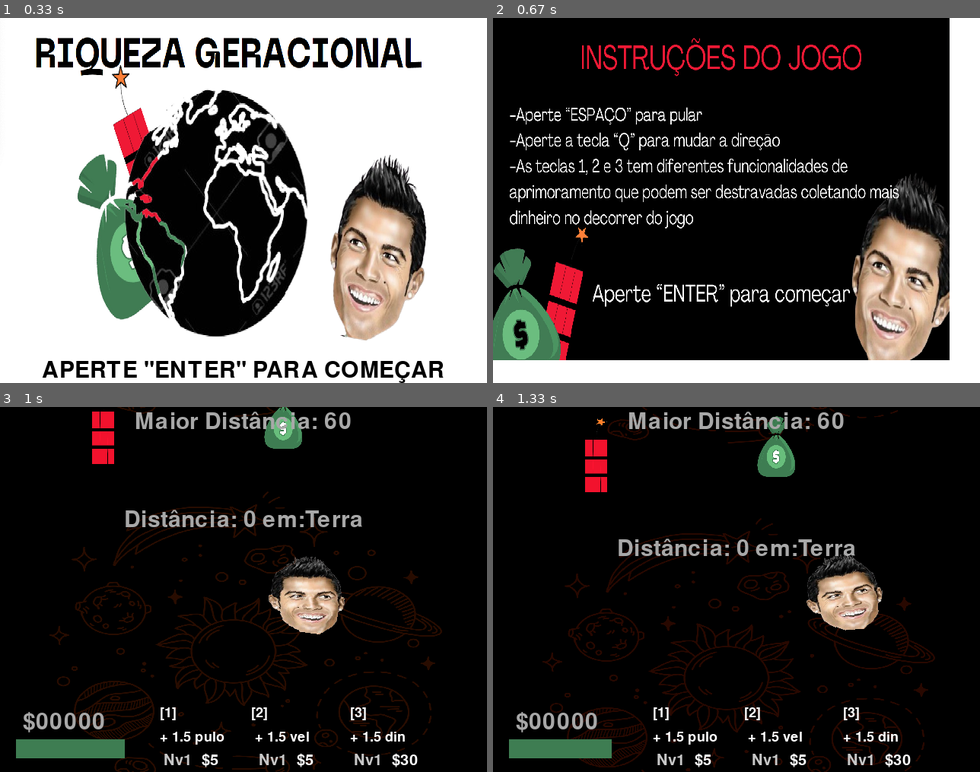
Above: before the commit, frames 1-4 (two rows, left to right).
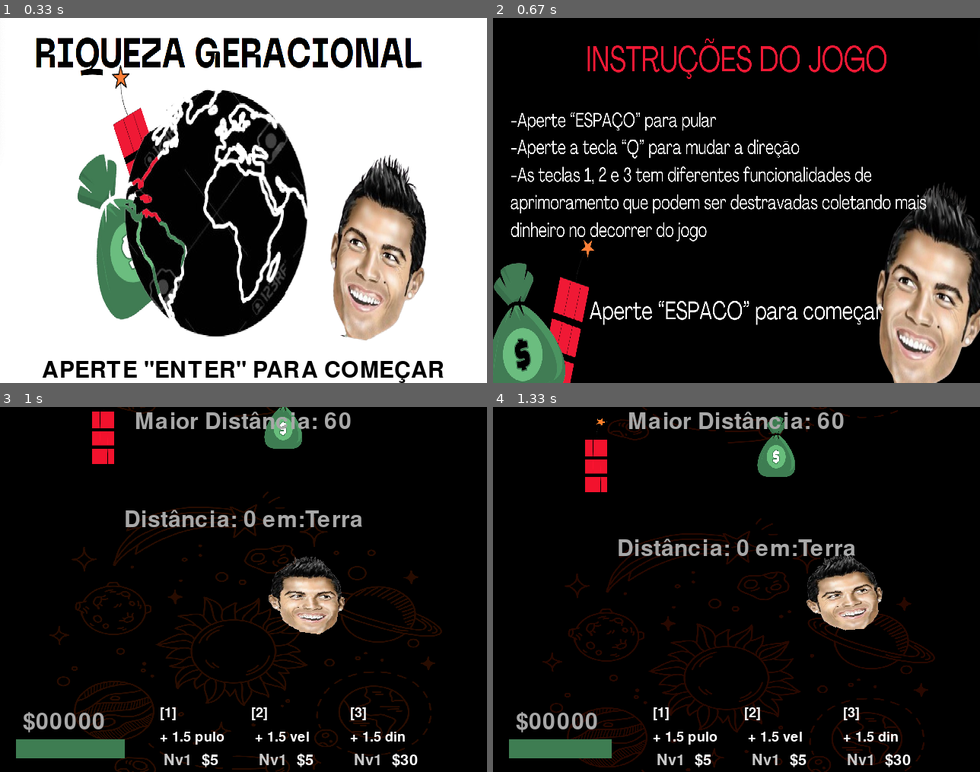
Above: after the commit, the same moments.

Repository: insper-classroom/projeto-pygame-jogo-thais-e-gustavo-valente
Game: pygame game, started from assets/src/jogo.py
Two runs of this game, one before a commit and one after it. Both use one fixed random seed, a clock stepped at 60 frames per second and the inputs below.
Inputs:
- Up to frame 1 (0.33 s): no input
- Up to frame 2 (0.67 s): tap Enter at 0.33 s
- Up to frame 3 (1 s): tap Space at 0.67 s
- Up to frame 4 (1.33 s): tap Space at 1 s

Frame 1 is identical in both runs. In frame 2, 32% of the frame differs, in the area x 0-100%, y 0-100%; in frame 3, nothing differs; in frame 4, nothing differs.

Commit message:
commit final

Diff:
--- a/assets/src/jogo.py
+++ b/assets/src/jogo.py
@@ -129,8 +129,8 @@
             break
 
         window.fill((255, 255, 255))
-        planodefundoin = pygame.image.load('assets/img/telainstrucao.png')
-        planodefundoin = pygame.transform.scale(planodefundoin, (window.get_width() - 40, window.get_height() - 30))
+        planodefundoin = pygame.image.load('assets/img/telainstrucao2.png')
+        planodefundoin = pygame.transform.scale(planodefundoin, (window.get_width(), window.get_height()))
         window.blit(planodefundoin, (0, 0))
 
         pygame.display.update()
Binary file removed: assets/img/telainstrucao.png
Binary file added: assets/img/telainstrucao2.png
